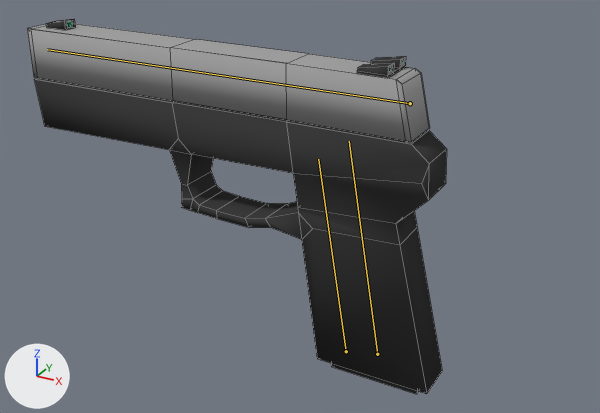
The Blender file ASSETS/Best of PD/assets/3d/weapons/player/sig weapon.blend: old version first, new version second.
Before and after are seen from a 50 mm camera at (3.53, -5.22, 2.68) aimed at (0.59, 0.12, 0.01). Every picture has the same lights, and +X, +Y and +Z are marked at lower left. The bones that bend it are drawn over the model as lines. Mesh edges are drawn as thin lines.

Names of what the first picture shows: 'Base'.
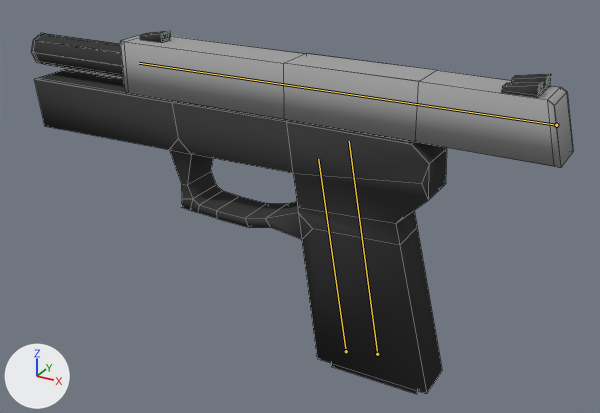
The newer file adds an action. The first version stands in its rest pose; the second is drawn at frame 5 of the action 'Shoot.001'.

Edits to the scene script, one JSON object a line:
```json
{"block": "bone_slide", "where": "bone_slide = bpy.data.objects['Armature'].pose.bones['Slide']  # child of 'Base'"}
{"op": "set", "path": "bone_slide.location", "old": "(0.0, 0.0, 0.0)", "new": "(0.0, -1.0, 0.0)"}
```

Location of each change, [x1, y1, x2, y2] in pixels of the pictures (600 x 413 px):
```json
{"object": "Base", "change": "posed", "before": [27, 19, 447, 394], "after": [31, 31, 573, 394], "on screen": "29% wider"}
{"bone": "Slide", "before": "(410, 103) to (47, 49)", "after": "(556, 125) to (139, 63)"}
```
